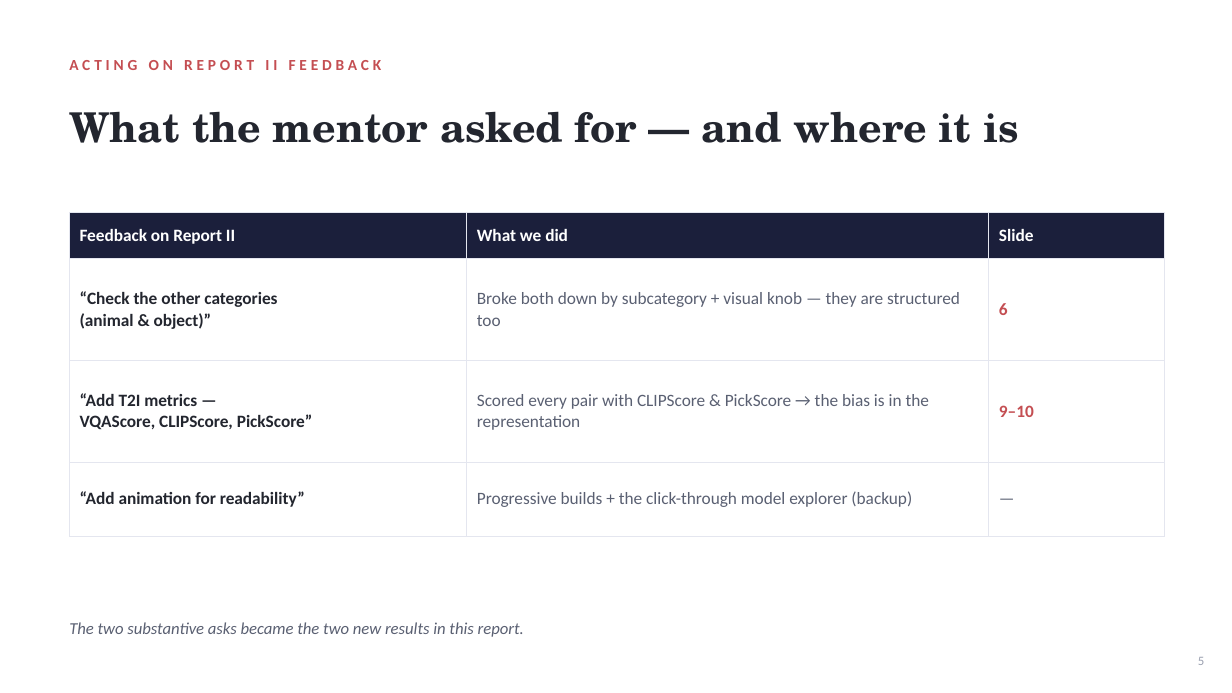
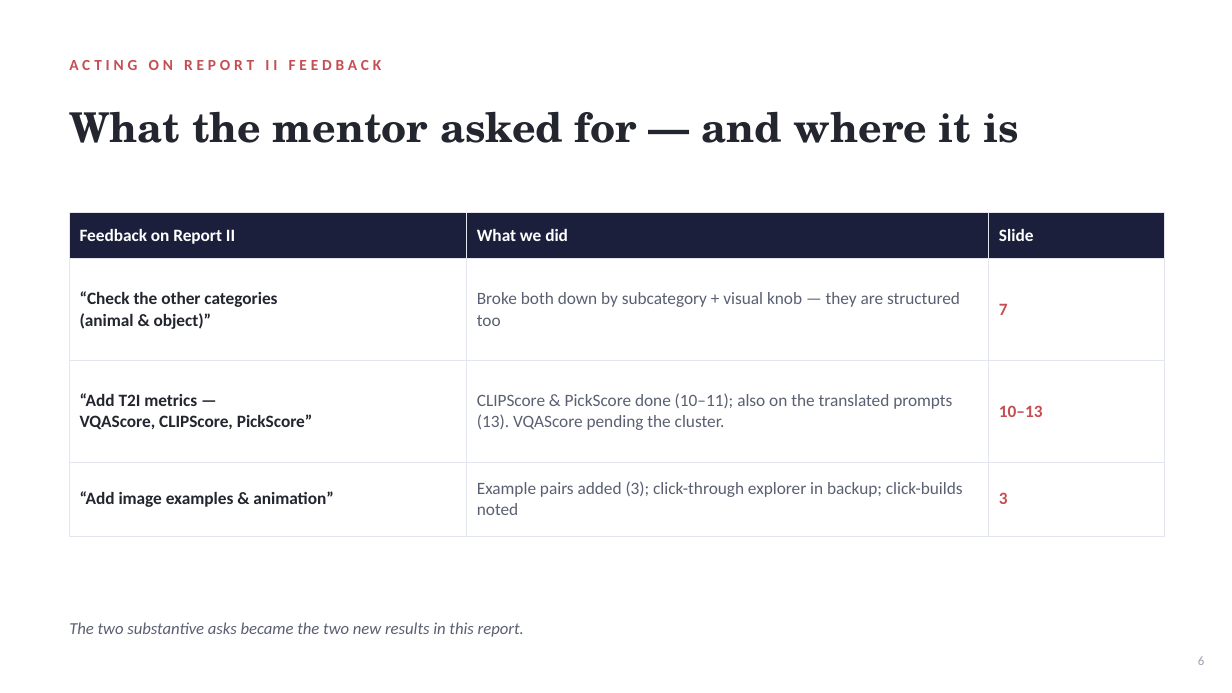
Before and after one commit to xchuan-li/cross_lingual_protobias, a slide deck: slide 6 of v3/paper/ProgressReport_3.pptx (slide 5 before the commit). Drawn at 1232x693 pixels with LibreOffice and Linux fonts; fonts in the diff are those of the drawing. Boxes give left, top, right and bottom in pixels: in the first picture for what was removed or moved away, otherwise in the second. Text is boxed around its words. In the diff, an @@ line names an element or a change of style, - is before the commit and + after.

```diff
--- a/v3/paper/ProgressReport_3.pptx
+++ b/v3/paper/ProgressReport_3.pptx
@@ table at box(69, 213, 1165, 519) @@
-row 2, column 3: 6
+row 2, column 3: 7
-row 3, column 2: Scored every pair with CLIPScore & PickScore → the bias is in the representation
+row 3, column 2: CLIPScore & PickScore done (10–11); also on the translated prompts (13). VQAScore pending the cluster.
-row 3, column 3: 9–10
+row 3, column 3: 10–13
-row 4: “Add animation for readability” | Progressive builds + the click-through model explorer (backup) | —
+row 4: “Add image examples & animation” | Example pairs added (3); click-through explorer in backup; click-builds noted | 3
@@ text at box(1198, 656, 1204, 665): text changed @@
-5
+6
```
Also in this commit, not shown: 24 other slides changed, 2 slides added, 1 other file.
